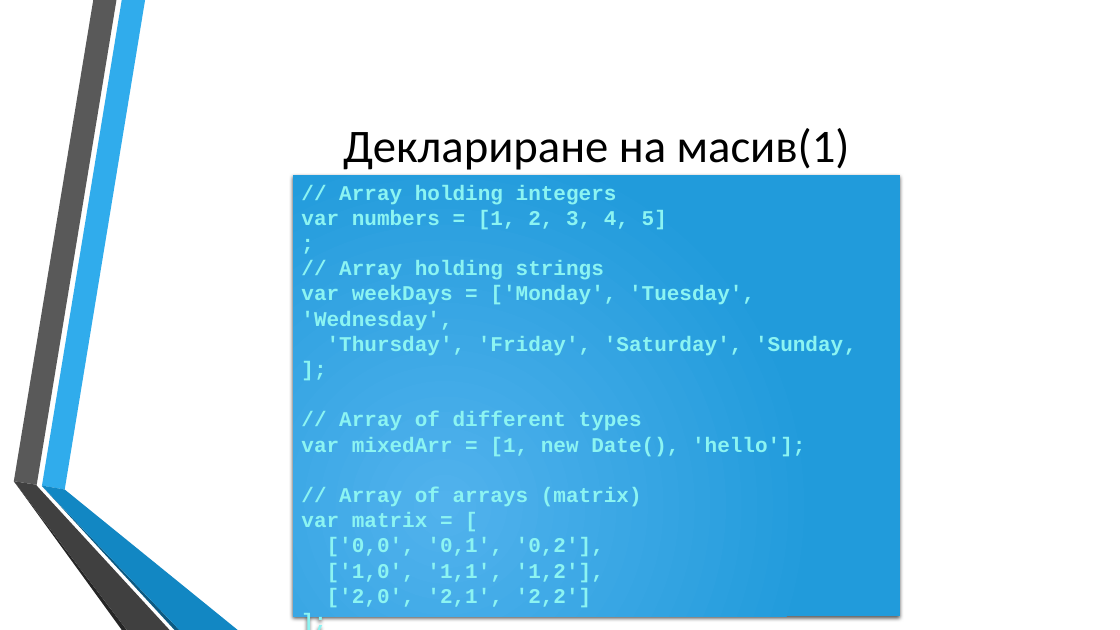
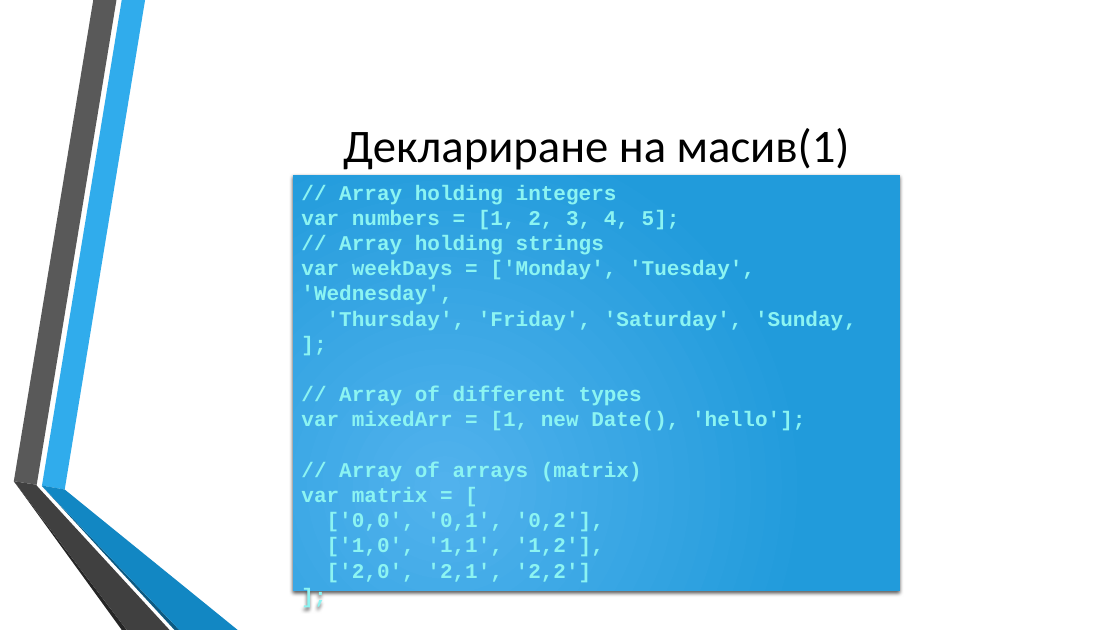
Before and after one commit to dnmitev/IT-Academy, a slide deck: slide 4 of JS Fundamentals/5.Arrays/JS-Arrays.pptx. Drawn at 1120x630 pixels with LibreOffice and Linux fonts; fonts in the diff are those of the drawing; background and template pictures are left out. Boxes give left, top, right and bottom in pixels: in the first picture for what was removed or moved away, otherwise in the second. Text is boxed around its words. In the diff, an @@ line names an element or a change of style, - is before the commit and + after.

```diff
--- a/JS Fundamentals/5.Arrays/JS-Arrays.pptx
+++ b/JS Fundamentals/5.Arrays/JS-Arrays.pptx
@@ rectangle "// Array holding integers": place and size @@
-rectangle "// Array holding integers" at (293,175,900,616)
+rectangle "// Array holding integers" at (293,175,900,591)
@@ text in rectangle at (301,210,680,229): text changed @@
-var numbers = [1, 2, 3, 4, 5]
-;
+var numbers = [1, 2, 3, 4, 5];
```
Also in this commit, not shown: 3 other files.
